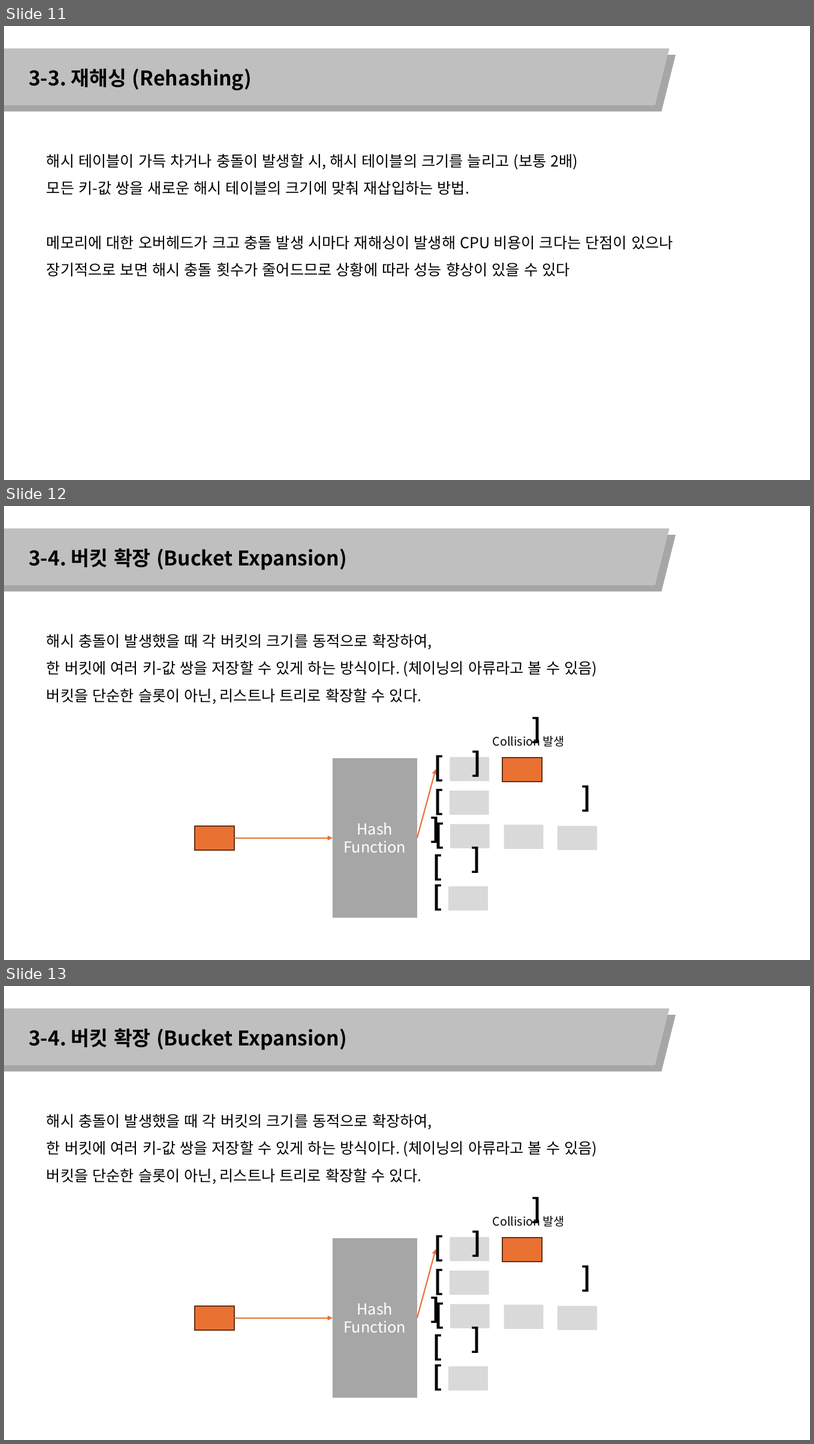
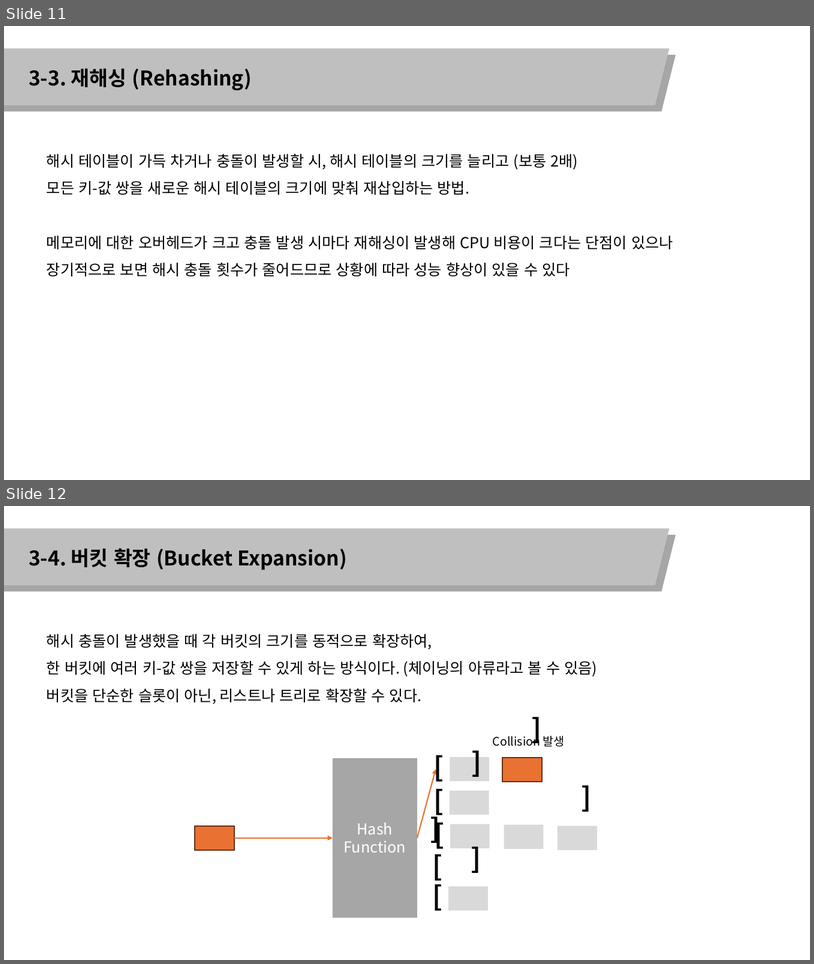
Before and after one commit to algol-master/lecture-notes, a slide deck: 1. 해시맵.pptx. Shown one above the other, each under a label of ours: slides 11, 12 and 13 before the commit, slides 11 and 12 after it. The pictures are 814x1444 and 814x964 pixels, drawn with LibreOffice and Linux fonts; fonts in the diff are those of the drawing. Boxes give left, top, right and bottom in pixels: in the first picture for what was removed or moved away, otherwise in the second. Text is boxed around its words. In the diff, an @@ line names an element or a change of style, - is before the commit and + after.

```diff
--- a/1. 해시맵.pptx
+++ b/1. 해시맵.pptx
@@ slide 12 removed at bbox=[4, 506, 810, 960], background #FFFFFF @@
@@ parallelogram removed at bbox=[4, 534, 676, 591] @@
@@ parallelogram removed at bbox=[4, 528, 670, 585] @@
@@ text removed at bbox=[29, 548, 347, 570] @@
-3-4. 버킷 확장 (Bucket Expansion)
@@ text removed at bbox=[47, 634, 597, 704] @@
-해시 충돌이 발생했을 때 각 버킷의 크기를 동적으로 확장하여,
-한 버킷에 여러 키-값 쌍을 저장할 수 있게 하는 방식이다. (체이닝의 아류라고 볼 수 있음)
-버킷을 단순한 슬롯이 아닌, 리스트나 트리로 확장할 수 있다.
@@ text removed at bbox=[493, 733, 565, 747] @@
-Collision 발생
@@ rectangle removed at bbox=[333, 757, 418, 918] @@
-Hash Function
@@ text removed at bbox=[428, 747, 450, 786] @@
-[
@@ rectangle removed at bbox=[450, 757, 490, 781] @@
@@ rectangle removed at bbox=[503, 757, 542, 782] @@
@@ text removed at bbox=[548, 751, 570, 790] @@
-[
@@ arrow removed from (417, 838) to (436, 769) @@
@@ text removed at bbox=[428, 781, 450, 819] @@
-[
@@ rectangle removed at bbox=[450, 790, 489, 814] @@
@@ text removed at bbox=[488, 786, 510, 824] @@
-[
@@ rectangle removed at bbox=[195, 825, 234, 850] @@
@@ text removed at bbox=[429, 814, 450, 853] @@
-[
@@ rectangle removed at bbox=[450, 823, 490, 848] @@
@@ rectangle removed at bbox=[504, 824, 543, 849] @@
@@ rectangle removed at bbox=[558, 825, 597, 850] @@
@@ text removed at bbox=[598, 820, 620, 859] @@
-[
@@ arrow removed from (234, 838) to (333, 838) @@
@@ text removed at bbox=[427, 846, 449, 885] @@
-[
@@ text removed at bbox=[447, 852, 468, 890] @@
-[
@@ text removed at bbox=[427, 876, 449, 915] @@
-[
@@ text removed at bbox=[488, 881, 509, 920] @@
-[
@@ rectangle removed at bbox=[449, 886, 488, 910] @@
@@ what was slide 13 is now slide 12 @@
```
Also in this commit, not shown: 3 slides changed.
